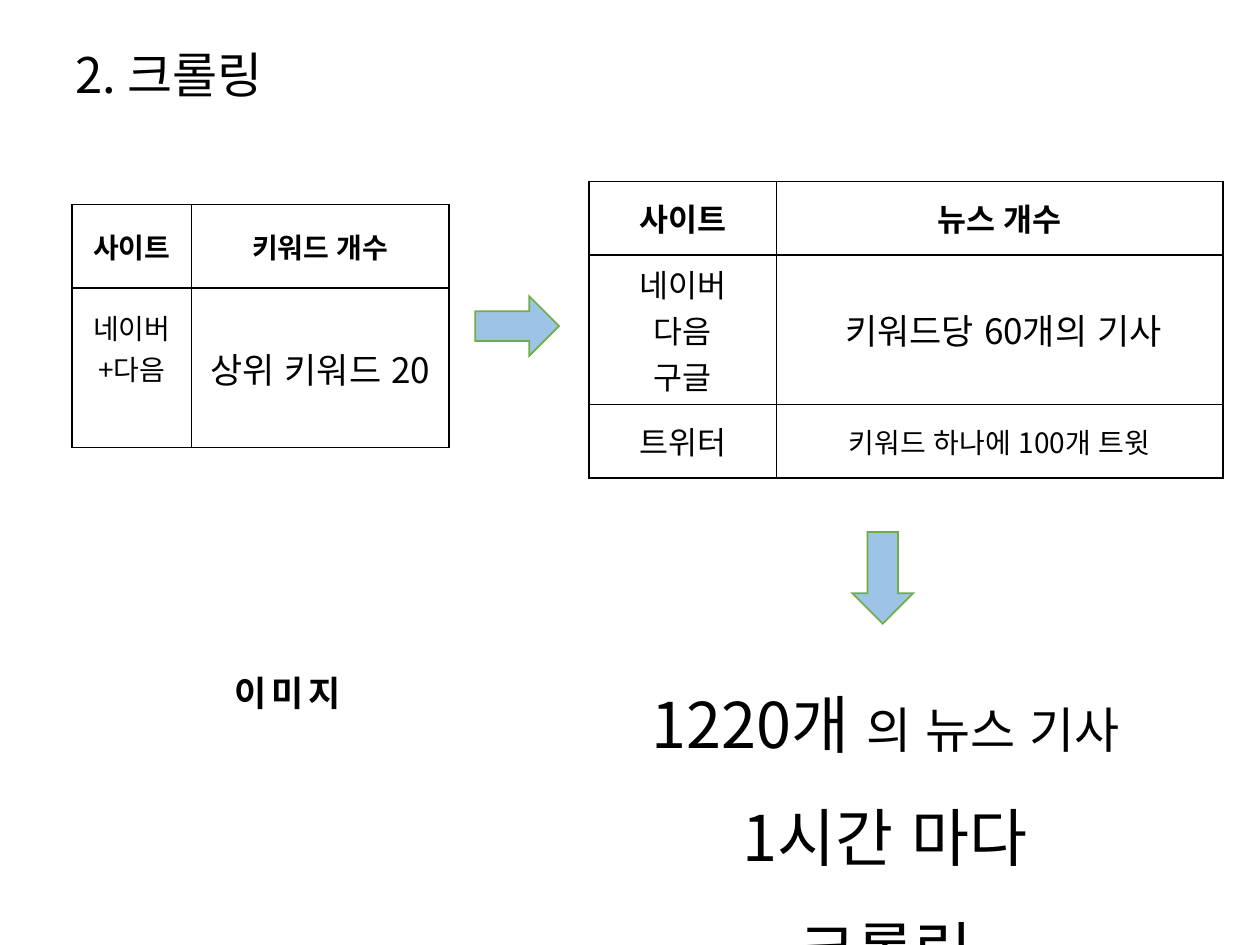
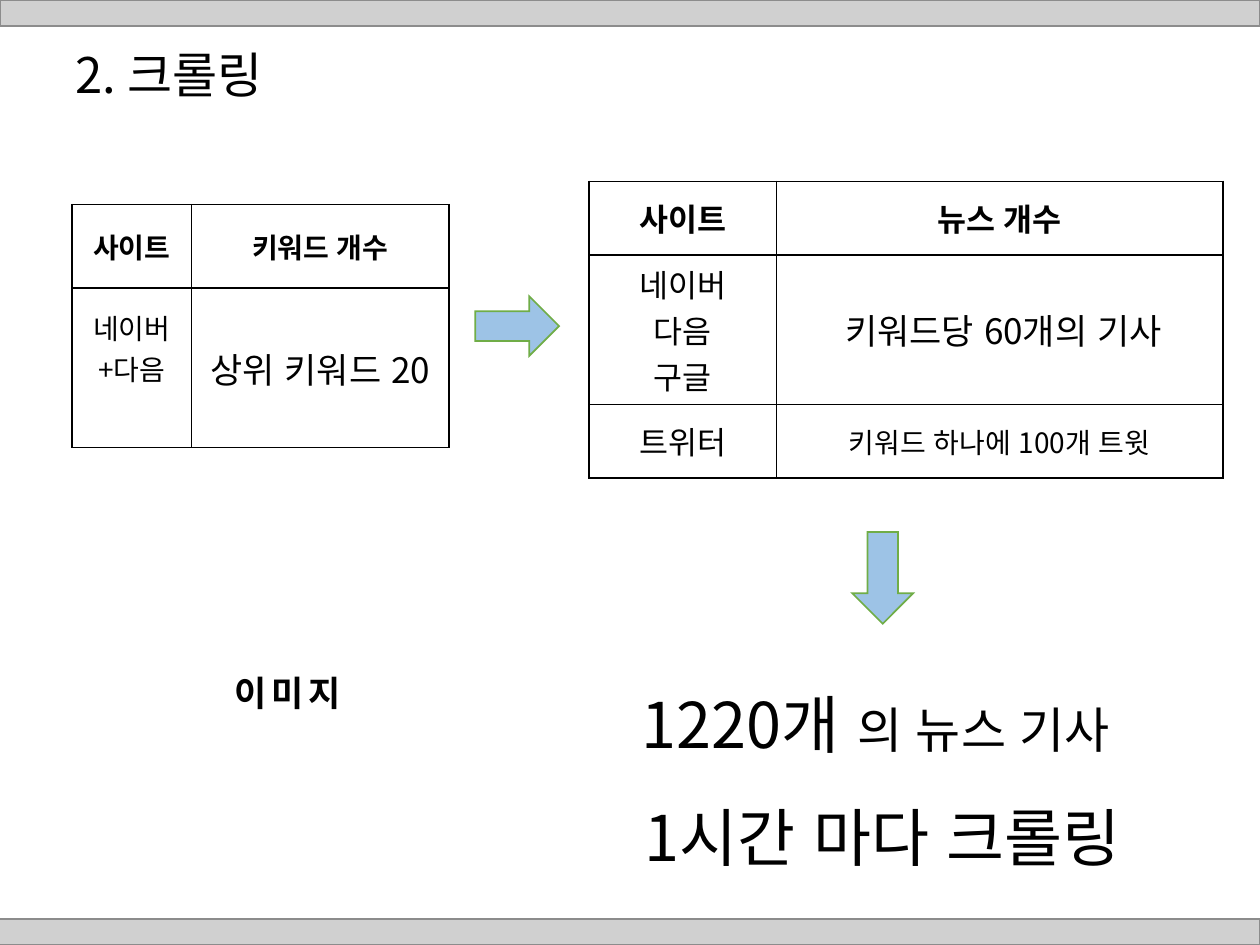
Before and after one commit to HaYongdae/issuewhatshow, a slide deck: slide 8 of doc/최종 PPT.pptx. Drawn at 1260x945 pixels with LibreOffice and Linux fonts; fonts in the diff are those of the drawing; grey boxes stand for pictures. Boxes give left, top, right and bottom in pixels: in the first picture for what was removed or moved away, otherwise in the second. Text is boxed around its words. In the diff, an @@ line names an element or a change of style, - is before the commit and + after.

```diff
--- a/doc/최종 PPT.pptx
+++ b/doc/최종 PPT.pptx
@@ picture added at <box>0,0,1260,26</box> @@
@@ text "1220개 의 뉴스 기사" rewrapped from <box>651,696,1119,866</box> to <box>642,696,1121,866</box> @@
@@ picture added at <box>0,919,1260,945</box> @@
```
Also in this commit, not shown: 25 other slides changed, 1 slide added, 4 slides removed.
